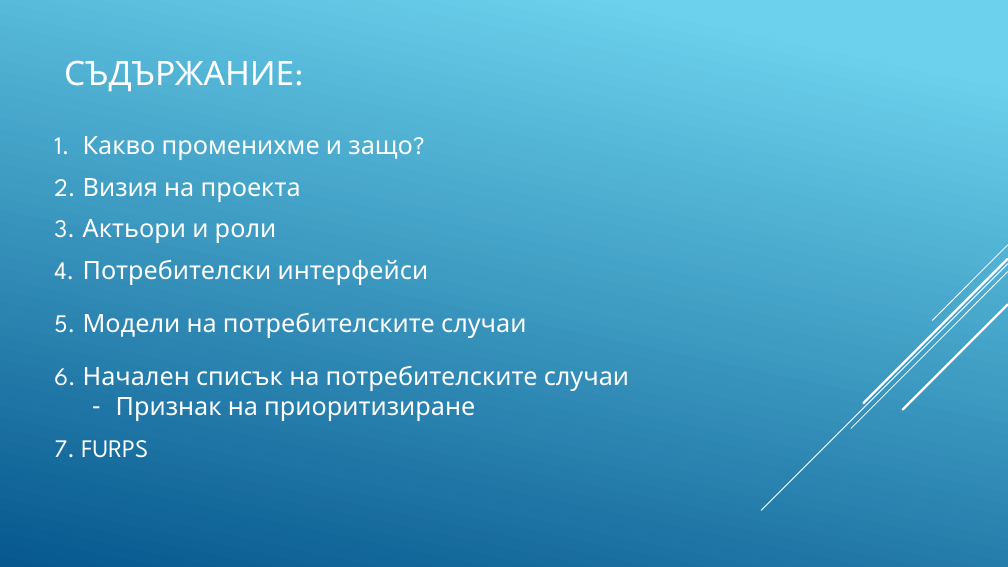
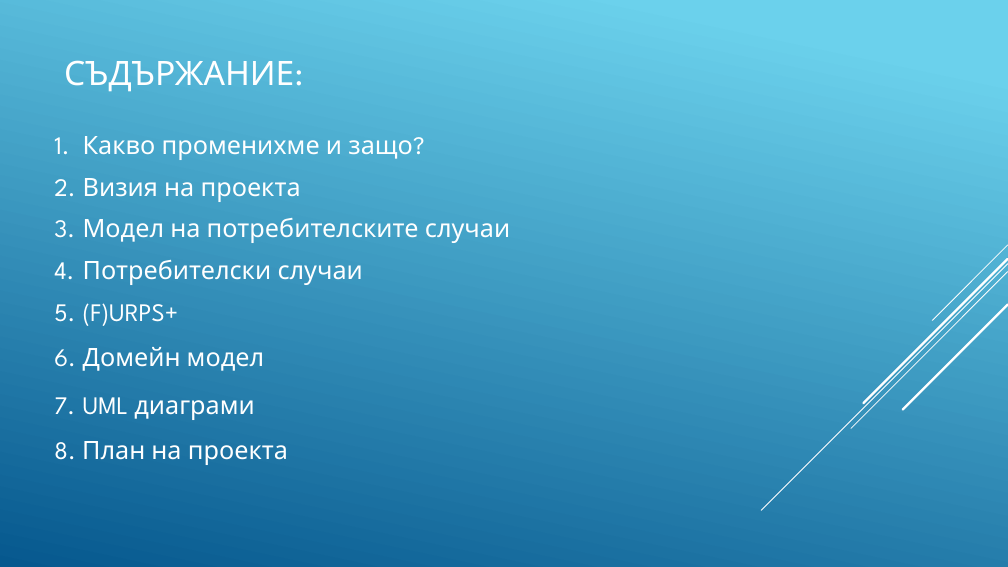
Before and after one commit to AlexanderTankov/APIS, a slide deck: slide 2 of APIS_2.1.pptx. Drawn at 1008x567 pixels with LibreOffice and Linux fonts; fonts in the diff are those of the drawing. Boxes give left, top, right and bottom in pixels: in the first picture for what was removed or moved away, otherwise in the second. Text is boxed around its words. In the diff, an @@ line names an element or a change of style, - is before the commit and + after.

```diff
--- a/APIS_2.1.pptx
+++ b/APIS_2.1.pptx
@@ text at (54,218,510,465): text changed @@
-3. Актьори и роли
-4. Потребителски интерфейси
-5. Модели на потребителските случаи
-6. Начален списък на потребителските случаи
-  – Признак на приоритизиране
-7. FURPS
+3. Модел на потребителските случаи
+4. Потребителски случаи
+5. (F)URPS+
+6. Домейн модел
+7. UML диаграми
+8. План на проекта
```
Also in this commit, not shown: 1 other slide changed, 2 slides removed, 1 other file.
